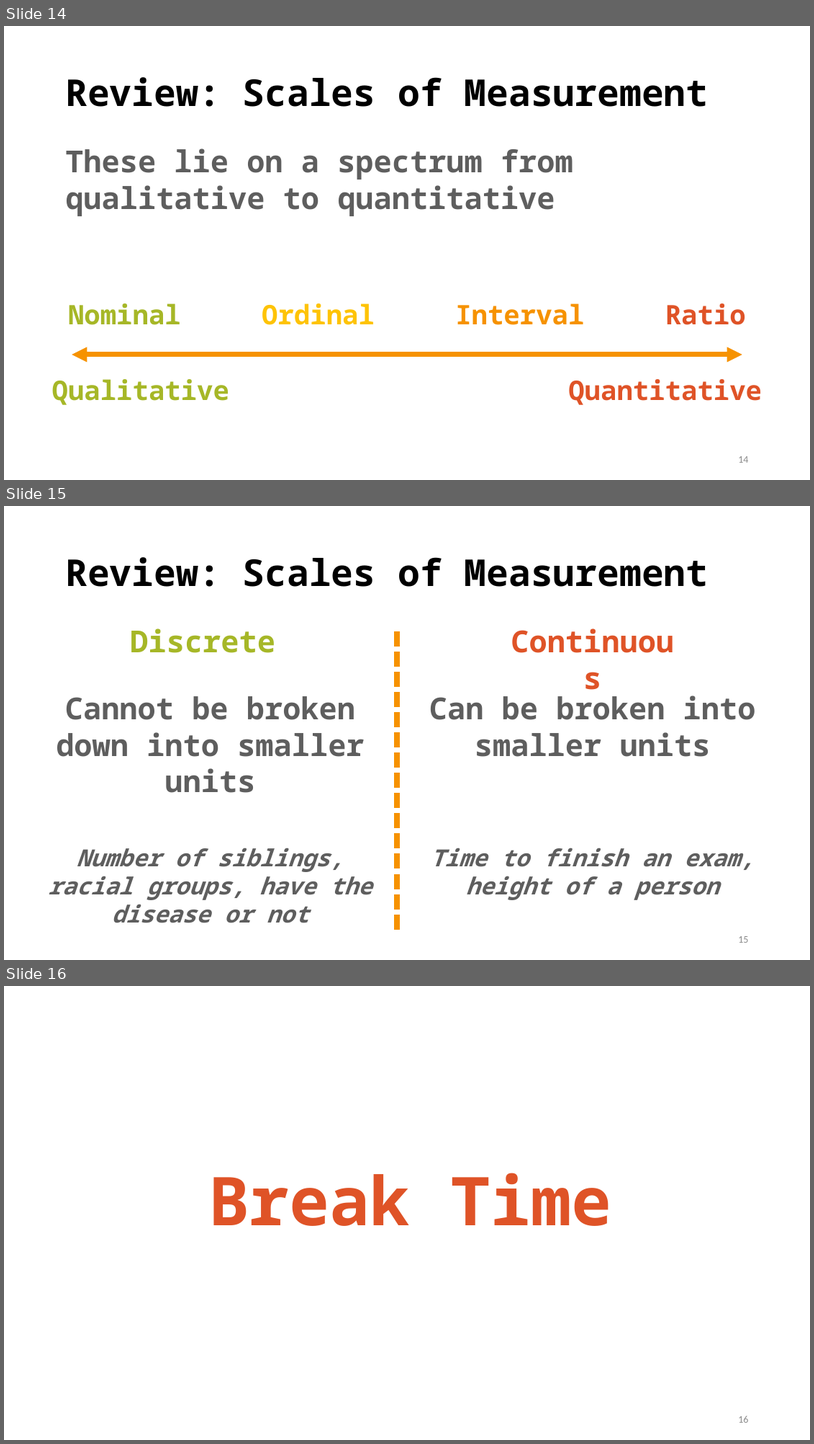
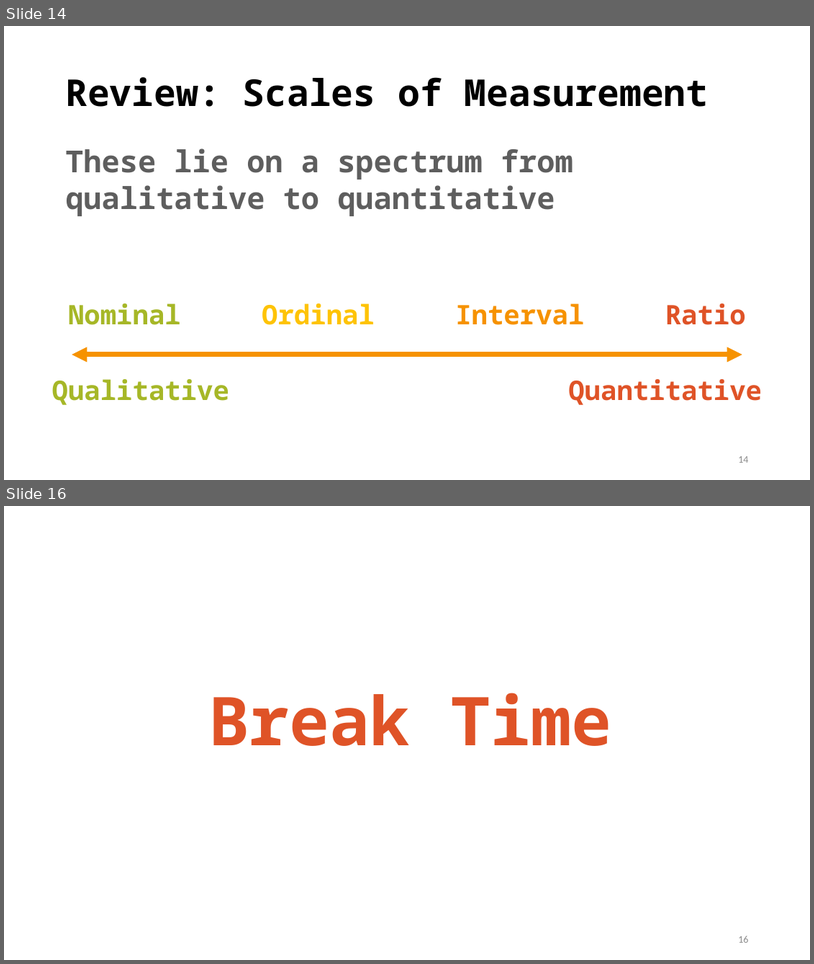
Before and after one commit to TysonStanley/EDU-6050, a slide deck: Slides/03_EDUC_6050_2018.pptx. Shown one above the other, each under a label of ours: slides 14, 15 and 16 before the commit, slides 14 and 16 after it; the slides between them are not shown. The pictures are 814x1444 and 814x964 pixels, drawn with LibreOffice and Linux fonts; fonts in the diff are those of the drawing. Boxes give left, top, right and bottom in pixels: in the first picture for what was removed or moved away, otherwise in the second. Text is boxed around its words. In the diff, an @@ line names an element or a change of style, - is before the commit and + after.

```diff
--- a/Slides/03_EDUC_6050_2018.pptx
+++ b/Slides/03_EDUC_6050_2018.pptx
@@ slide 15 removed at [4,506,810,960], background #FFFFFF @@
@@ title removed at [65,557,709,587] @@
-Review: Scales of Measurement
@@ text removed at [130,628,275,653] @@
-Discrete
@@ line removed from (397, 631) to (397, 932) @@
@@ text removed at [502,620,684,663] @@
-Continuous
@@ text removed at [56,696,364,793] @@
-Cannot be broken down into smaller units
@@ text removed at [430,695,756,757] @@
-Can be broken into smaller units
@@ text removed at [48,847,373,923] @@
-Number of siblings, racial groups, have the disease or not
@@ text removed at [431,847,755,900] @@
-Time to finish an exam, height of a person
@@ page number removed at [738,936,748,942] @@
-15
```
Also in this commit, not shown: 6 slides changed, 1 slide added, 4 other files.
